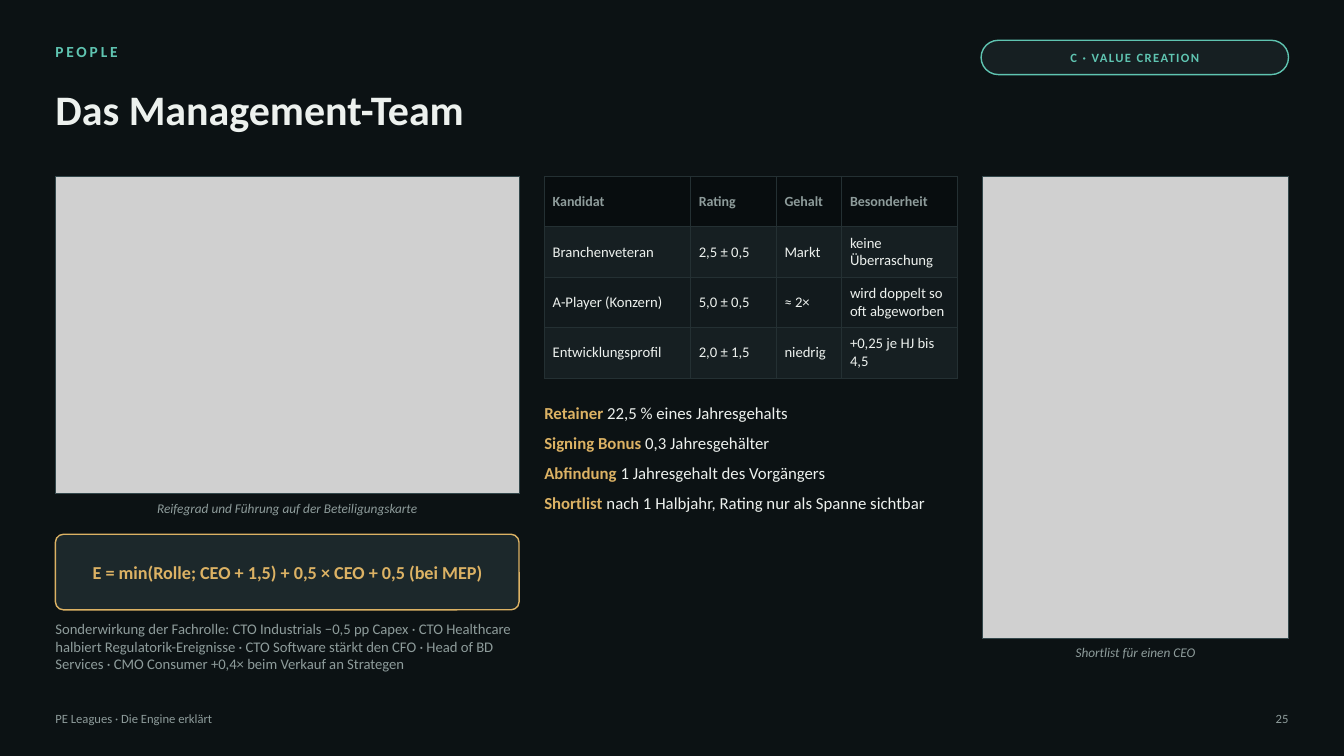
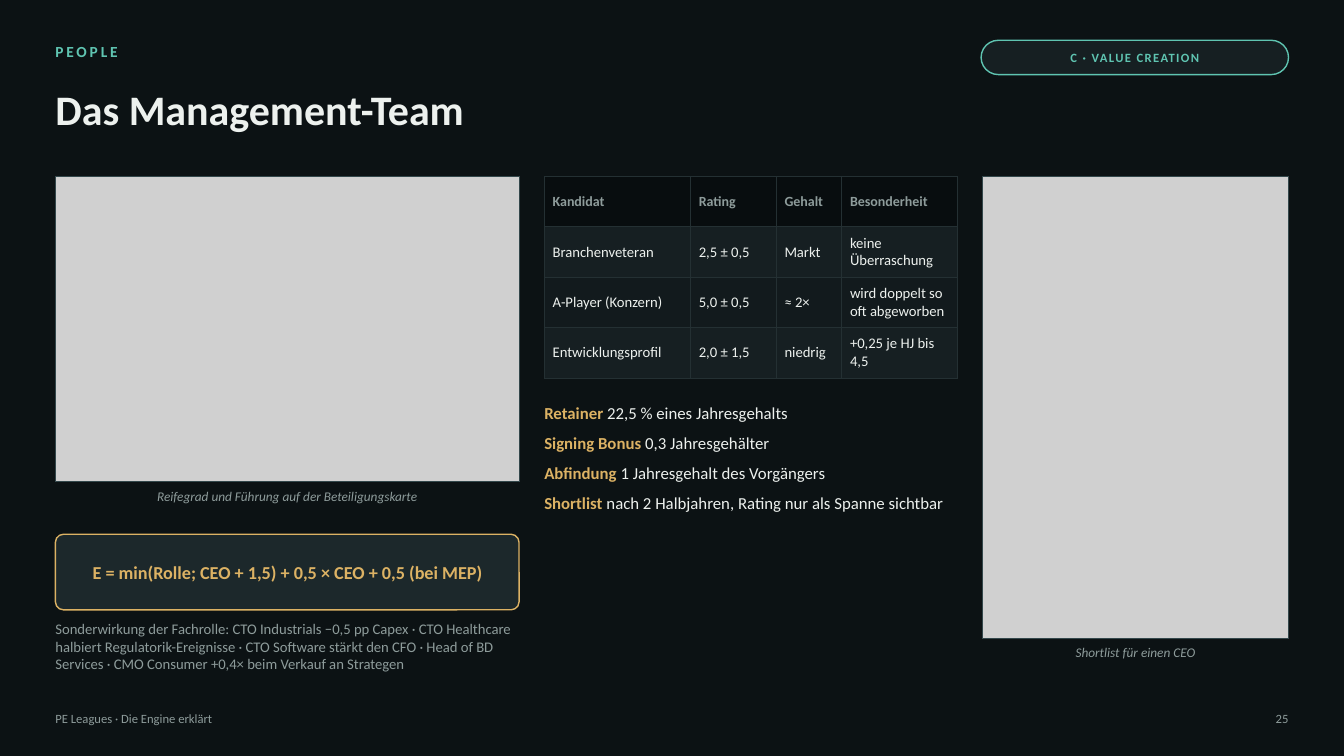
Before and after one commit to thematicum-dev/pe-leagues, a slide deck: slide 25 of docs/lehrmaterial/PE-Leagues_Engine-erklaert.pptx. Drawn at 1344x756 pixels with LibreOffice and Linux fonts; fonts in the diff are those of the drawing; grey boxes stand for pictures. Boxes give left, top, right and bottom in pixels: in the first picture for what was removed or moved away, otherwise in the second. Text is boxed around its words. In the diff, an @@ line names an element or a change of style, - is before the commit and + after.

```diff
--- a/docs/lehrmaterial/PE-Leagues_Engine-erklaert.pptx
+++ b/docs/lehrmaterial/PE-Leagues_Engine-erklaert.pptx
@@ picture: place and size @@
-picture at (55,176,519,494)
+picture at (55,176,519,482)
@@ rectangle: place and size @@
-rectangle at (55,176,519,494)
+rectangle at (55,176,519,482)
@@ text "Reifegrad und Führung auf der ...": place and size @@
-text "Reifegrad und Führung auf der ..." at (157,504,417,515)
+text "Reifegrad und Führung auf der ..." at (157,492,417,503)
@@ text at (544,497,943,512): text changed @@
-• Shortlist nach 1 Halbjahr, Rating nur als Spanne sichtbar
+• Shortlist nach 2 Halbjahren, Rating nur als Spanne sichtbar
```
Also in this commit, not shown: 2 other files.
